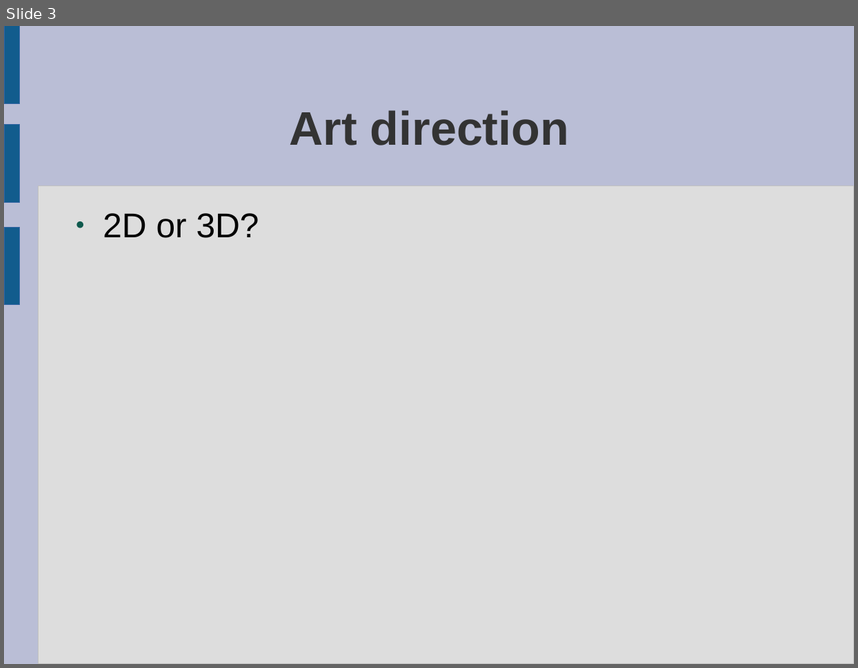
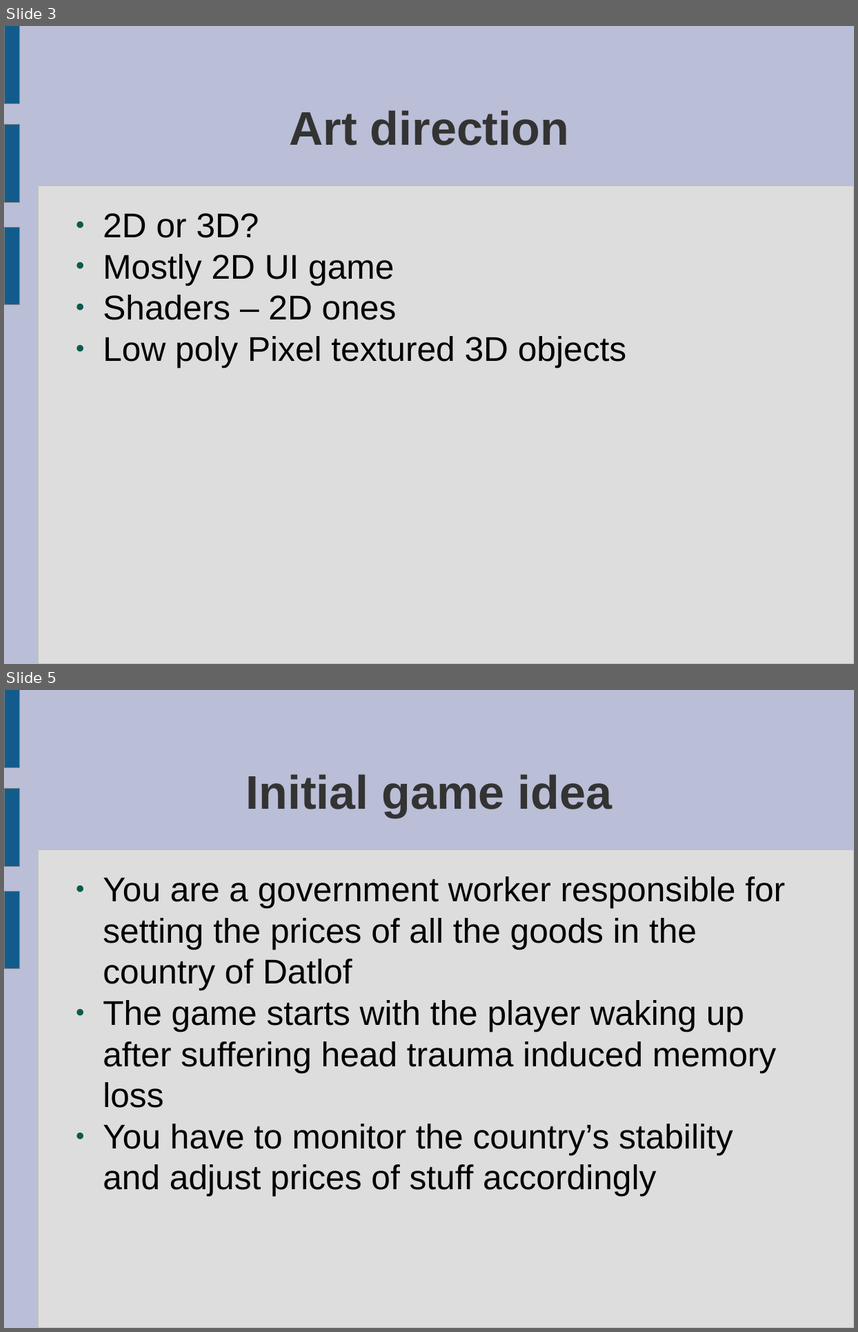
Before and after one commit to ktosox/JingleGameJam2024, a slide deck: GDD.odp. Shown one above the other, each under a label of ours: slide 3 before the commit, slides 3 and 5 after it; the slides between them are not shown. The pictures are 858x668 and 858x1332 pixels, drawn with LibreOffice and Linux fonts; fonts in the diff are those of the drawing. Boxes give left, top, right and bottom in pixels: in the first picture for what was removed or moved away, otherwise in the second. Text is boxed around its words. In the diff, an @@ line names an element or a change of style, - is before the commit and + after.

Commit message:
added a window for rotating 3D objects
also GDD stuff

```diff
--- a/GDD.odp
+++ b/GDD.odp
@@ slide 5 added at bbox=[4, 690, 854, 1328], background #BABED6; not listed: 4 template elements that a slide beside it also shows @@
@@ title added at bbox=[246, 774, 612, 818], 44 pt, text #333333, bold @@
+Initial game idea
@@ text added at bbox=[103, 876, 785, 1196], 32 pt, text #000000 @@
+● You are a government worker responsible for setting the prices of all the goods in the country of Datlof
+● The game starts with the player waking up after suffering head trauma induced memory loss
+● You have to monitor the country’s stability and adjust prices of stuff accordingly
@@ slide 3 changed as well @@
@@ outline #3465A4 0 pt to #808080 0 pt in 3 elements at bbox=[4, 26, 19, 103], bbox=[4, 227, 19, 303], bbox=[4, 125, 19, 202] @@
@@ text at bbox=[103, 254, 626, 367]: paragraphs added @@
+● Mostly 2D UI game
+● Shaders – 2D ones
+● Low poly Pixel textured 3D objects
```
Also in this commit, not shown: 2 other slides changed, 5 other slides added, 3 other files.
